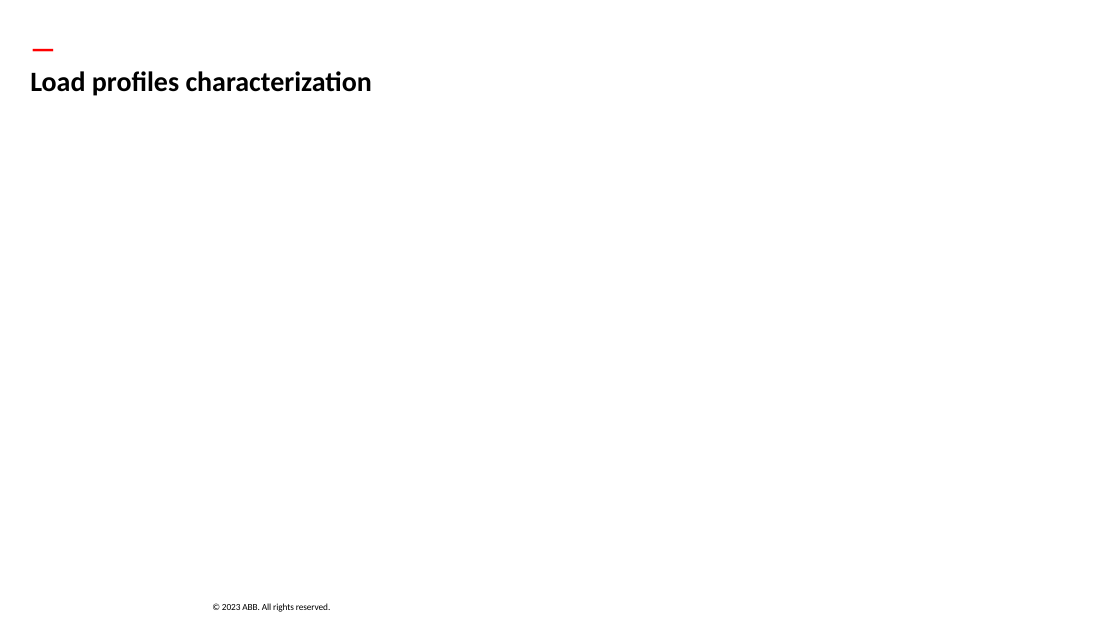
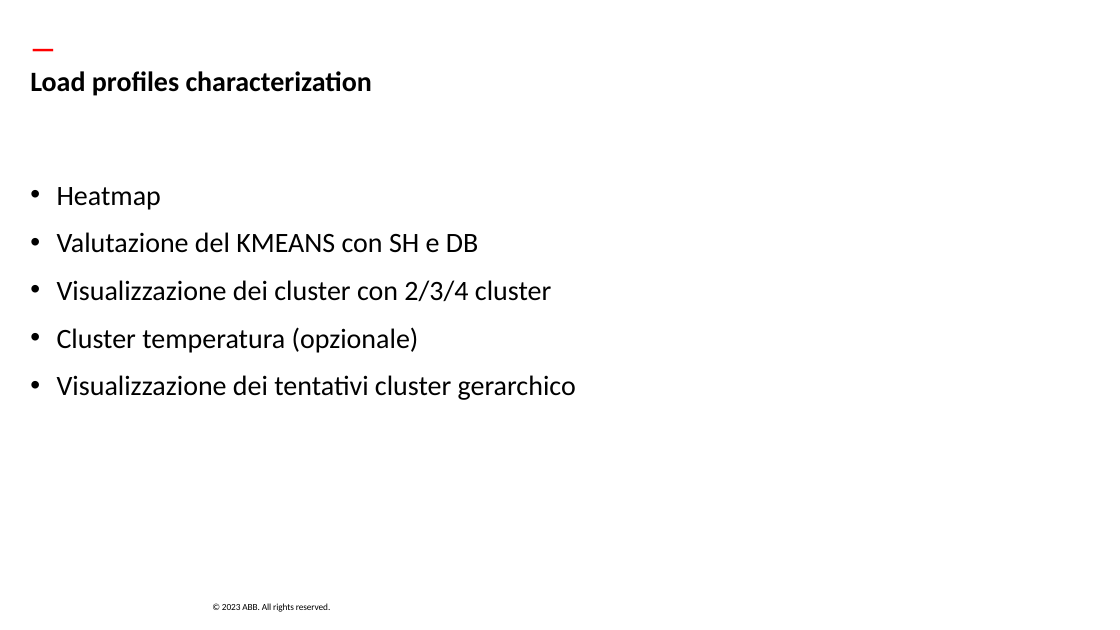
Before and after one commit to lucaparimbelli-ABB/data-science-and-ai-for-industrial-systems, a slide deck: slide 4 of Data Science Project.pptx. Drawn at 1120x630 pixels with LibreOffice and Linux fonts; fonts in the diff are those of the drawing; background and template pictures are left out. Boxes give left, top, right and bottom in pixels: in the first picture for what was removed or moved away, otherwise in the second. Text is boxed around its words. In the diff, an @@ line names an element or a change of style, - is before the commit and + after.

Commit message:
Presentazione

```diff
--- a/Data Science Project.pptx
+++ b/Data Science Project.pptx
@@ text added at (x1=57, y1=187, x2=576, y2=400), 24 pt, text #000000 @@
+• Heatmap
+• Valutazione del KMEANS con SH e DB
+• Visualizzazione dei cluster con 2/3/4 cluster
+• Cluster temperatura (opzionale)
+• Visualizzazione dei tentativi cluster gerarchico
```
Also in this commit, not shown: 3 other slides changed, 1 other file.
